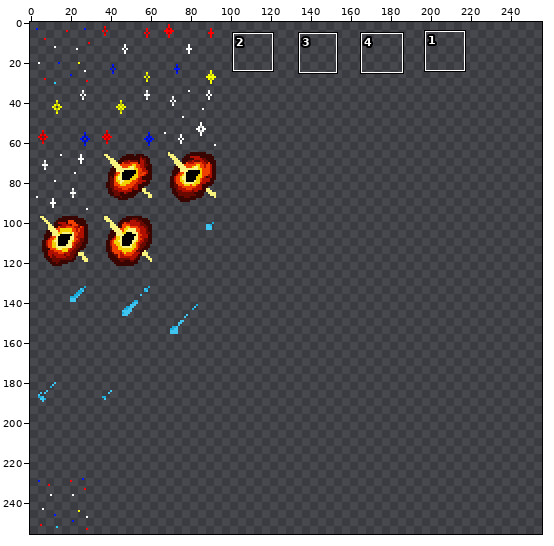
One commit to this pixel-art file: assets/sprites/stars.aseprite. The picture above shows the old version from afar; the outline marks the close-up.
Close-up. Before the commit:
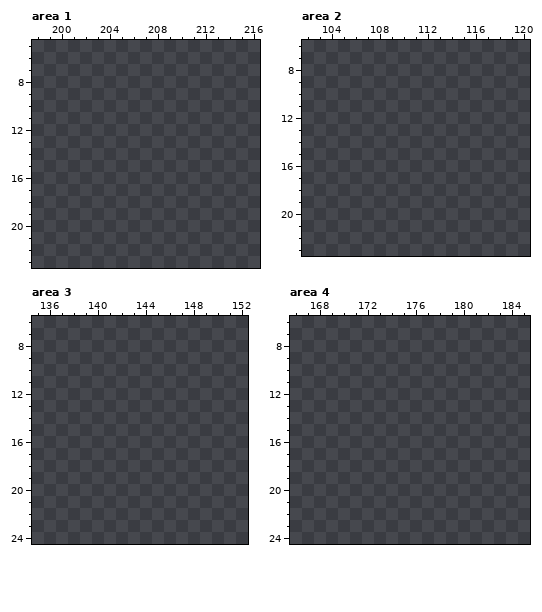
256x256 pixels, 1 frame. Shown: area 1: x 198..216, y 5..23; area 2: x 102..120, y 6..23; area 3: x 135..152, y 6..24; area 4: x 166..185, y 6..24. The commit also changed other parts of the picture, which this record leaves out.
Now the later version:
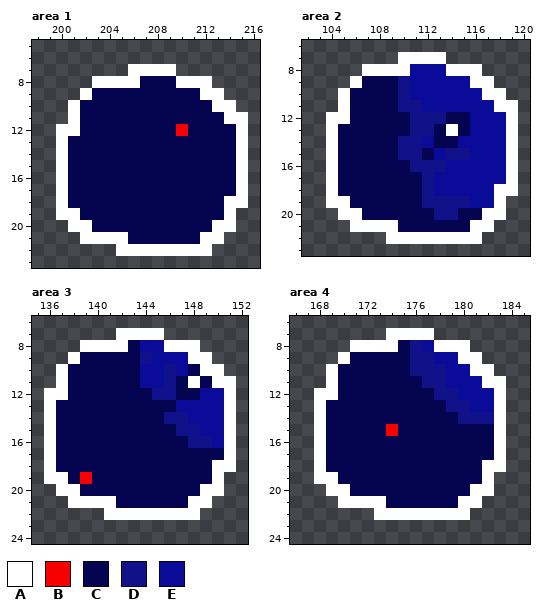
Palette (. is transparent): A #ffffff  B #f80000  C #040450  D #11118a  E #0b0b99
Diff:
Changed rows in their new state; - is an unchanged pixel.
Area 1, layer "Layer 1":
first column x 200:
 7 ------AAAA------
 8 ---AAAACCCAAA---
 9 --ACCCCCCCCCAA--
10 -ACCCCCCCCCCCAA-
11 -ACCCCCCCCCCCCAA
12 AACCCCCCCCBCCCCA
13 ACCCCCCCCCCCCCCA
14 ACCCCCCCCCCCCCCA
15 ACCCCCCCCCCCCCCA
16 ACCCCCCCCCCCCCCA
17 ACCCCCCCCCCCCCCA
18 ACCCCCCCCCCCCCAA
19 AACCCCCCCCCCCCA-
20 -AACCCCCCCCCCAA-
21 --AAAACCCCCCAA--
22 -----AAAAAAAA---
Area 2, layer "Layer 1":
first column x 104:
 7 ------AAAA------
 8 ---AAAAEEEAAA---
 9 --ACCCDEEEEEAA--
10 -ACCCCDEEEEEEAA-
11 -ACCCCDDEEEEEEAA
12 AACCCCCDDDCCEEEA
13 ACCCCCCDDCACEEEA
14 ACCCCCDDECCEEEEA
15 ACCCCCDDCEDDEEEA
16 ACCCCCCDDDEEEEEA
17 ACCCCCCCDEEEEEEA
18 ACCCCCCCDEEEEEAA
19 AACCCCCCDDDDEEA-
20 -AACCCCCCDDCCAA-
21 --AAAACCCCCCAA--
22 -----AAAAAAAA---
Area 3, layer "Layer 1":
first column x 136:
 7 ------AAAA------
 8 ---AAAACEEAAA---
 9 --ACCCCCDEEEAA--
10 -ACCCCCCEEDECAA-
11 -ACCCCCCEEDCACAA
12 AACCCCCCCDDCCEEA
13 ACCCCCCCCCCEEEEA
14 ACCCCCCCCCDDEEEA
15 ACCCCCCCCCCDDEEA
16 ACCCCCCCCCCCDDEA
17 ACCCCCCCCCCCCCCA
18 ACCCCCCCCCCCCCAA
19 AACBCCCCCCCCCCA-
20 -AACCCCCCCCCCAA-
21 --AAAACCCCCCAA--
22 -----AAAAAAAA---
Area 4, layer "Layer 1":
first column x 168:
 7 ------AAAA------
 8 ---AAAACDEAAA---
 9 --ACCCCCDDEEAA--
10 -ACCCCCCDDDEEAA-
11 -ACCCCCCCDDEEEAA
12 AACCCCCCCCDDEEEA
13 ACCCCCCCCCCDDEEA
14 ACCCCCCCCCCCDDDA
15 ACCCCCBCCCCCCCCA
16 ACCCCCCCCCCCCCCA
17 ACCCCCCCCCCCCCCA
18 ACCCCCCCCCCCCCAA
19 AACCCCCCCCCCCCA-
20 -AACCCCCCCCCCAA-
21 --AAAACCCCCCAA--
22 -----AAAAAAAA---
Pixel boxes of the changes (left, top, right, bottom) in both close-ups:
added: (56, 64, 248, 256)
added: (326, 52, 518, 244)
added: (44, 328, 236, 520)
added: (314, 328, 506, 520)
